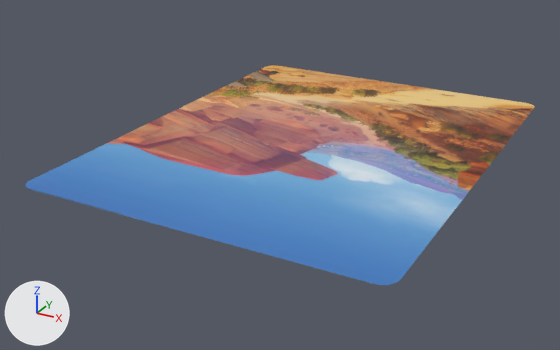
What one commit did to the FBX model unity-client/Assets/Client/Exports/3D/FullImage/Full Image Plane.fbx.
Both versions are drawn from a camera (50 mm lens) standing at (0.173, -0.349, 0.156) and looking at (-0.011, -0.015, -0.011). Every picture has the same lights, and +X, +Y and +Z are marked at lower left. Where no turn or scale is listed for an object, it has been applied to the vertices.

Names of what the first picture shows: 'Full_Image'.
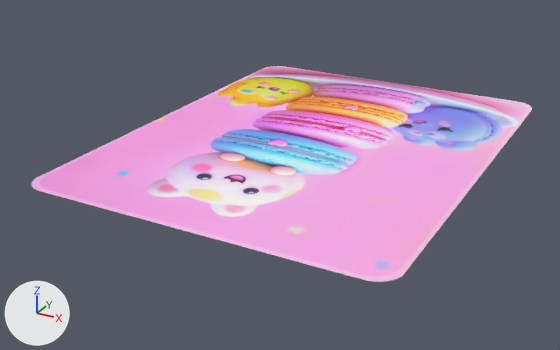
Commit message: - replaced full image

Boxes (x1, y1, x2, y2) around the edits, measured in the pictures (560 x 350 px):
'Full_Image', surface changed, moved: before (25, 65, 534, 285); after (30, 66, 532, 282)

Patch to the scene script:
```diff
--- a/unity-client/Assets/Client/Exports/3D/FullImage/Full Image Plane.fbx.py
+++ b/unity-client/Assets/Client/Exports/3D/FullImage/Full Image Plane.fbx.py
@@ img_image_with_white_outline_jpg @@
+img_image_with_white_outline_jpg = load_image('Image with white Outline.jpg', '_unpacked/Image_with_white_Outline.jpg', 2048, 2048, 'sRGB')
@@ mat_lambert16 @@
 mat_lambert16 = principled_material('lambert16')
-mat_lambert16.texture = img_6x4_image_1_jpg
+mat_lambert16.texture = img_image_with_white_outline_jpg
@@ ob_full_image @@
 ob_full_image = bpy.data.objects.new('Full_Image', me_mesh)
-ob_full_image.location = (0.0, 0.0, 0.0058)
+ob_full_image.location = (0.0001, 0.0005, 0.0059)
```
